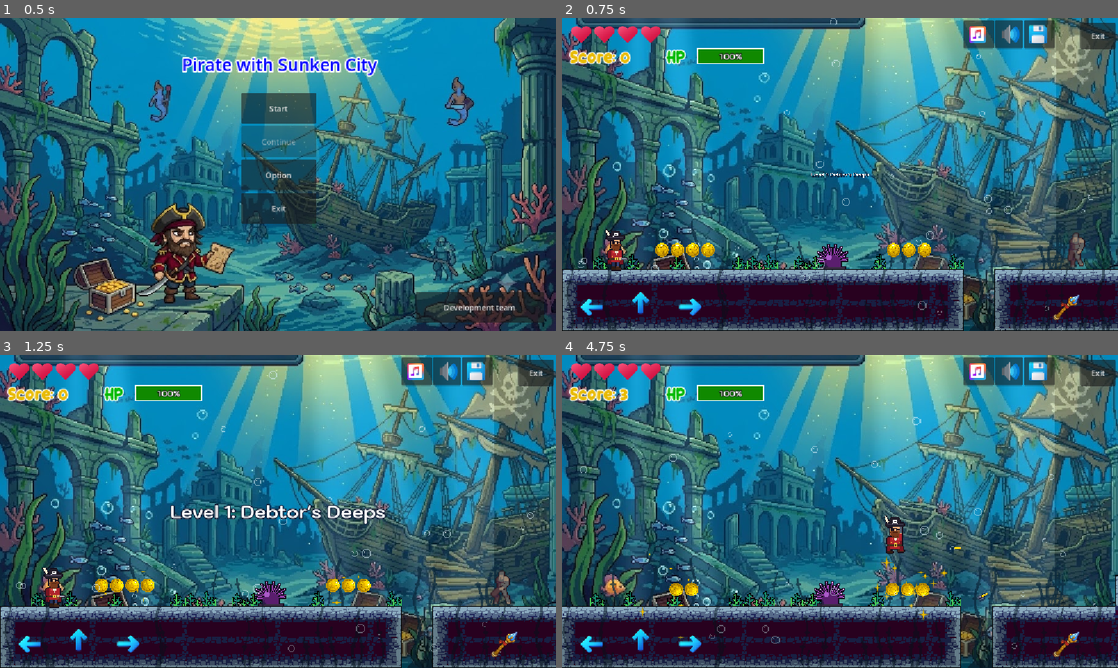
Above: before the commit, frames 1-4 (two rows, left to right).
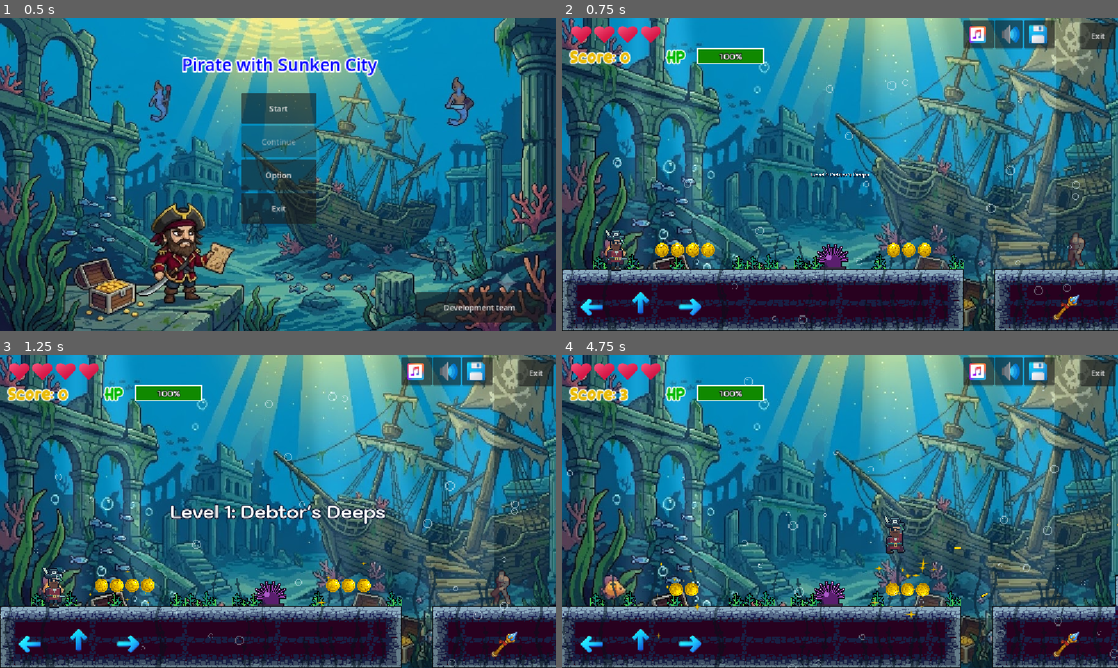
Above: after the commit, the same moments.

Repository: thanadonb-collab/game4
Game: Godot game, scene res://Scenes/Levels/menu.tscn
Same seed, same stepped clock (60 frames per second), same inputs: the game is played once before the commit and once after it. Sound files missing from this copy of the repository are replaced by a short silence.
Inputs:
- Up to frame 1 (0.5 s): no input
- Up to frame 2 (0.75 s): click "Start" at 0.5 s
- Up to frame 3 (1.25 s): no input
- Up to frame 4 (4.75 s): hold D (Right) 1.28-2.78 s; tap X (Shoot) every 0.75 s from 1.35 to 4.35 s; tap Space (Jump) at 1.52, 2.27, 3.77, 4.52 s; hold A (Left) 2.78-3.53 s; hold D (Right) from 3.53 s (still down)

Frame 1 is identical in both runs. In frame 2, 28% of the frame differs, in the area x 0-100%, y 0-100%; in frame 3, 28%; in frame 4, 29%.

Commit message:
Restyle pirate for the underwater theme; remove caption remnants from backgrounds
- Muted palette with cool shadows, navy outline, cyan rim light from above
- Seaweed on the hat, teal sash, breath bubbles
- Crop level backgrounds below the baked-in title sign and fill the screen height

Diff:
--- a/Scenes/Sprites/pirate.tscn
+++ b/Scenes/Sprites/pirate.tscn
@@ -1,6 +1,7 @@
 [gd_scene format=3 uid="uid://bqljvb2m1qppq"]
 
 [ext_resource type="Texture2D" uid="uid://c6fj1tidtu5xy" path="res://Assets/Theme/pirate_player.png" id="1_e9771"]
+[ext_resource type="Texture2D" uid="uid://ba0whhwgekugs" path="res://Assets/Theme/bubble_small.png" id="2_3e790"]
 
 [sub_resource type="Animation" id="Animation_04de2"]
 resource_name = "Idle"
@@ -106,3 +107,19 @@
 [node name="AnimationPlayer" type="AnimationPlayer" parent="."]
 libraries/ = SubResource("AnimationLibrary_560a3")
 autoplay = &"Idle"
+
+[node name="Breath" type="CPUParticles2D" parent="."]
+position = Vector2(10, -50)
+amount = 3
+lifetime = 1.6
+explosiveness = 0.6
+texture = ExtResource("2_3e790")
+texture_filter = 1
+direction = Vector2(0.3, -1)
+spread = 20
+gravity = Vector2(0, -40)
+initial_velocity_min = 15
+initial_velocity_max = 35
+scale_amount_min = 0.8
+scale_amount_max = 1.6
+modulate = Color(1, 1, 1, 0.8)
Binary file changed: Assets/Theme/bg_lv1.png
Binary file changed: Assets/Theme/bg_lv2.png
Binary file changed: Assets/Theme/bg_lv3.png
Binary file changed: Assets/Theme/bg_lv4.png
Binary file changed: Assets/Theme/pirate_player.png
Not shown, changed: docs/index.html
Not shown, changed: docs/index.pck
